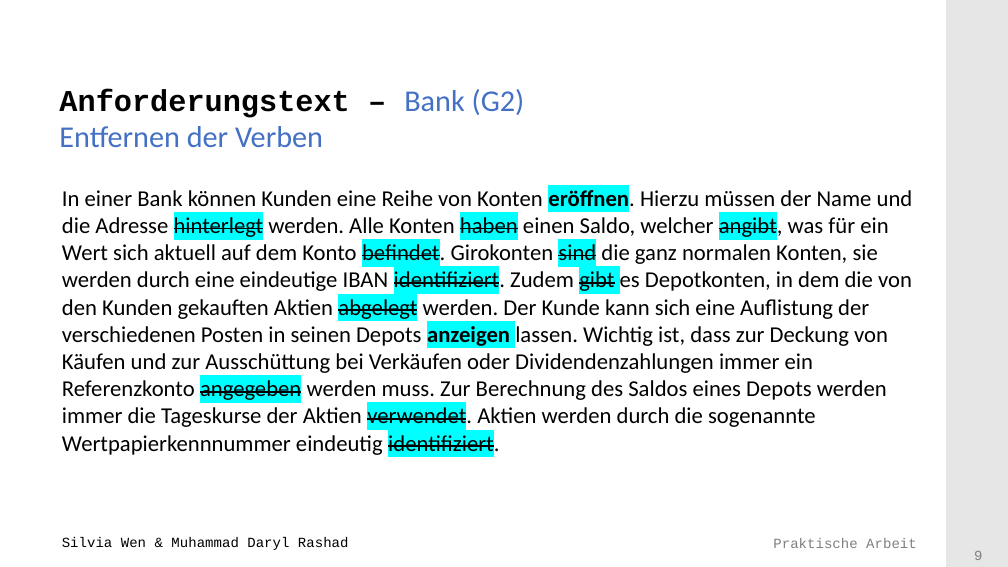
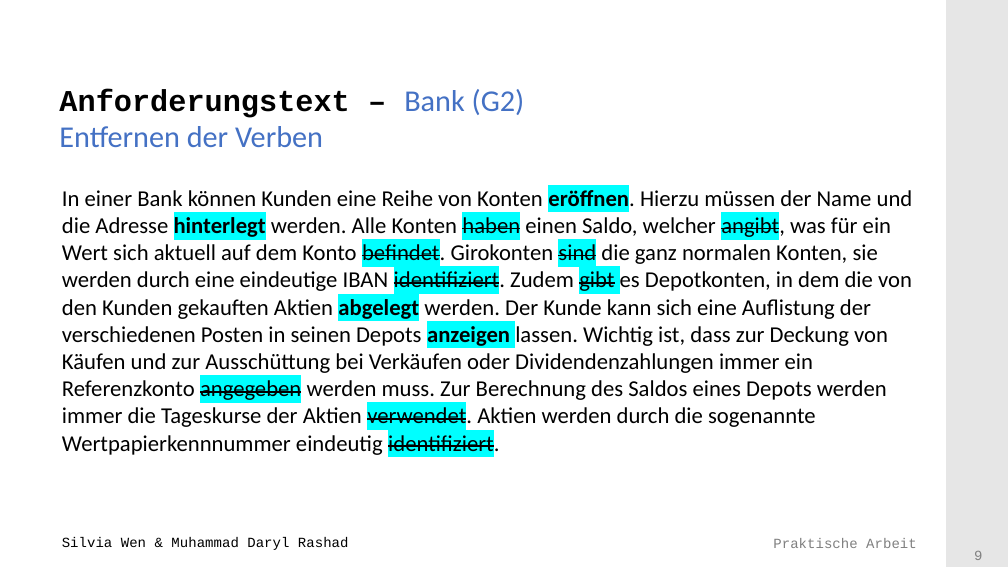
Before and after one commit to Mufasaxi/SimpleBank, a slide deck: slide 9 of Vorlage_Praesentation_2022_Subgroup_2_4_OOA.pptx. Drawn at 1008x567 pixels with LibreOffice and Linux fonts; fonts in the diff are those of the drawing; background and template pictures are left out. Boxes give left, top, right and bottom in pixels: in the first picture for what was removed or moved away, otherwise in the second. Text is boxed around its words. In the diff, an @@ line names an element or a change of style, - is before the commit and + after.

```diff
--- a/Vorlage_Praesentation_2022_Subgroup_2_4_OOA.pptx
+++ b/Vorlage_Praesentation_2022_Subgroup_2_4_OOA.pptx
@@ text "In einer Bank können Kunden ..." at [62, 187, 913, 458]: bold on, strikethrough off in "hinterlegt abgelegt" @@
```
Also in this commit, not shown: 4 other slides changed.
